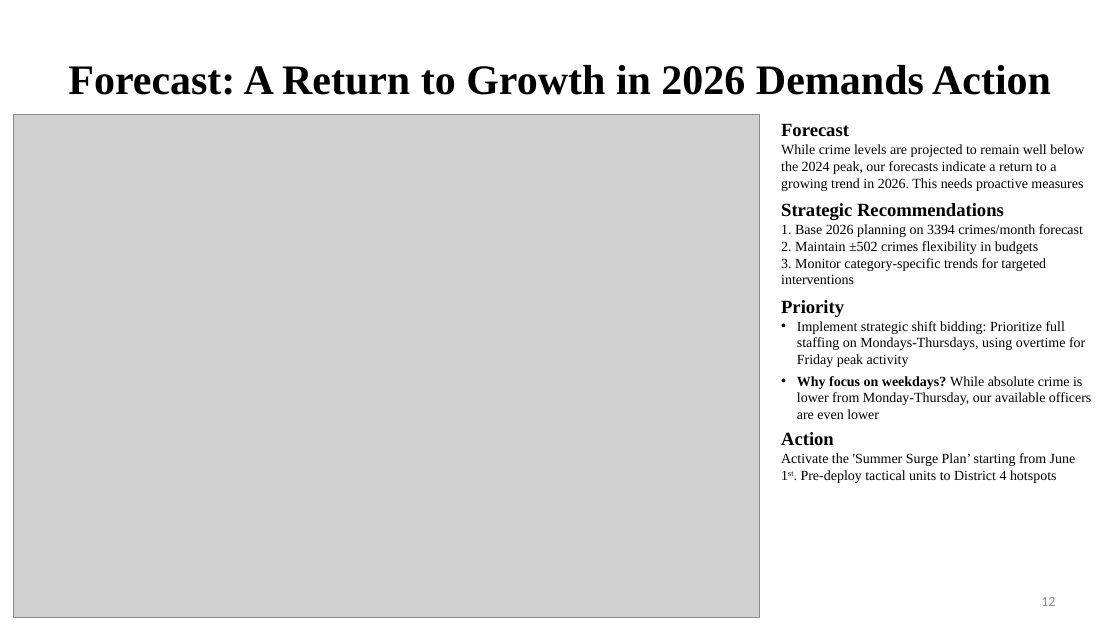
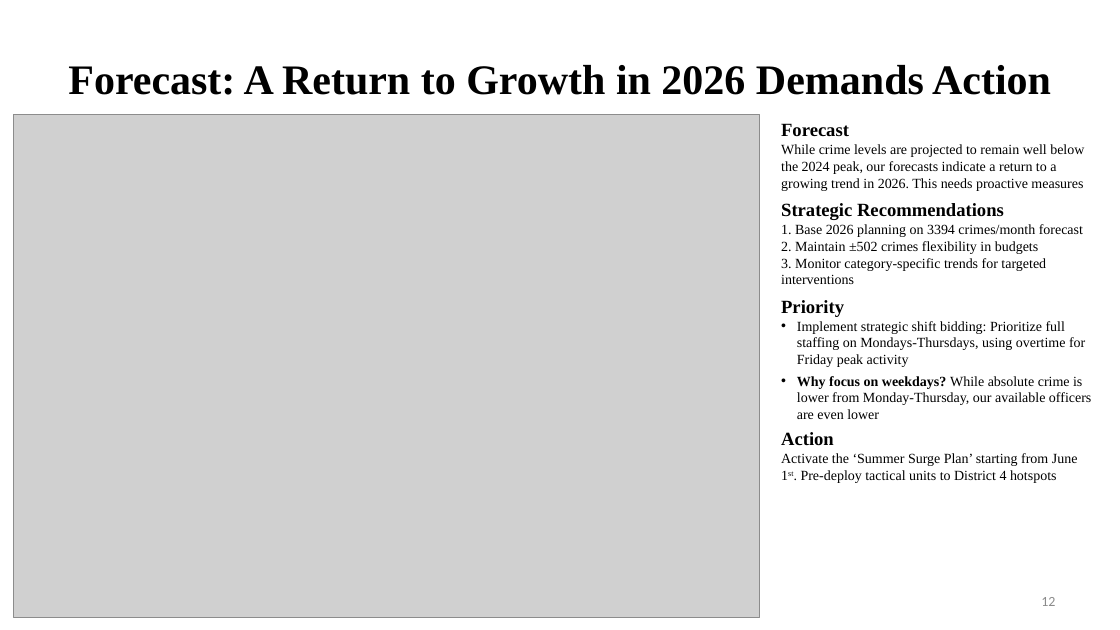
Before and after one commit to fuxima/YRP, a slide deck: slide 12 of YorkRegionCrimeAnalysis_presentation.pptx. Drawn at 1120x630 pixels with LibreOffice and Linux fonts; fonts in the diff are those of the drawing; grey boxes stand for pictures; background and template pictures are left out. Boxes give left, top, right and bottom in pixels: in the first picture for what was removed or moved away, otherwise in the second. Text is boxed around its words. In the diff, an @@ line names an element or a change of style, - is before the commit and + after.

```diff
--- a/YorkRegionCrimeAnalysis_presentation.pptx
+++ b/YorkRegionCrimeAnalysis_presentation.pptx
@@ text at box(781, 453, 1078, 483): text changed @@
-Activate the 'Summer Surge Plan’ starting from June 1st. Pre-deploy tactical units to District 4 hotspots
+Activate the ‘Summer Surge Plan’ starting from June 1st. Pre-deploy tactical units to District 4 hotspots
```
Also in this commit, not shown: 26 other slides changed, 1 other file.
